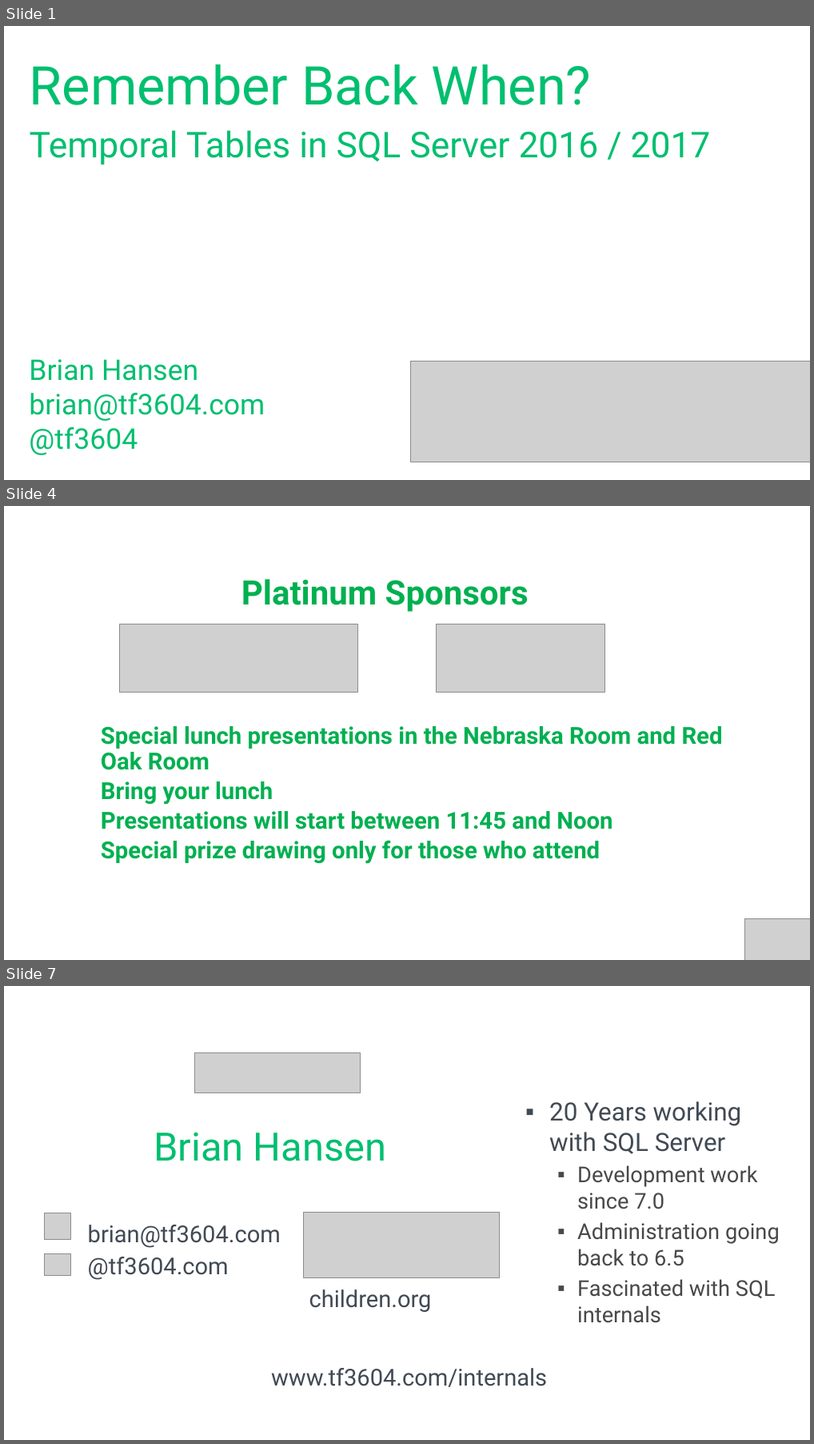
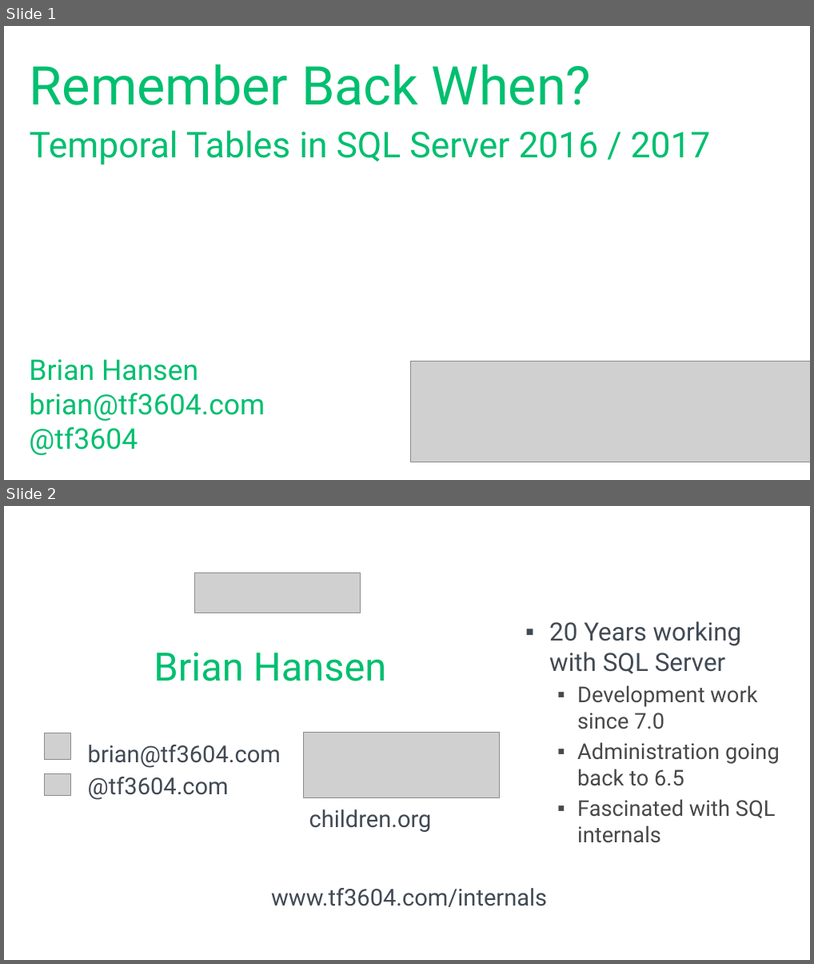
Before and after one commit to tf3604/RememberWhenTemporal, a slide deck: Temporal.pptx. Shown one above the other, each under a label of ours: slides 1, 4 and 7 before the commit, slides 1 and 2 after it; the slides between them are not shown. The pictures are 814x1444 and 814x964 pixels, drawn with LibreOffice and Linux fonts; fonts in the diff are those of the drawing; grey boxes stand for pictures; background and template pictures are left out. Boxes give left, top, right and bottom in pixels: in the first picture for what was removed or moved away, otherwise in the second. Text is boxed around its words. In the diff, an @@ line names an element or a change of style, - is before the commit and + after.

```diff
--- a/Temporal.pptx
+++ b/Temporal.pptx
@@ slide 4 removed at [4, 506, 810, 960], background #FFFFFF @@
@@ text removed at [242, 579, 529, 612] @@
-Platinum Sponsors
@@ picture removed at [119, 624, 358, 692] @@
@@ picture removed at [436, 624, 605, 692] @@
@@ text removed at [101, 726, 723, 864] @@
-Special lunch presentations in the Nebraska Room and Red Oak Room
-Bring your lunch
-Presentations will start between 11:45 and Noon
-Special prize drawing only for those who attend
@@ picture removed at [746, 918, 810, 960] @@
@@ what was slide 7 is now slide 2 @@
```
Also in this commit, not shown: 4 other slides removed.
